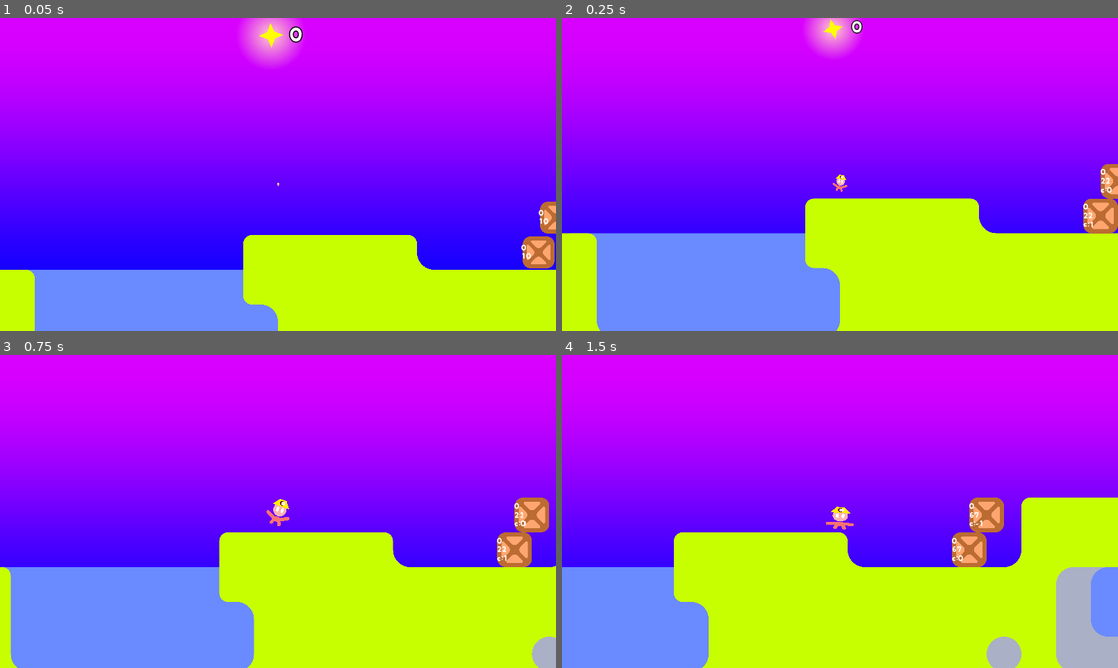
Above: before the commit, frames 1-4 (two rows, left to right).
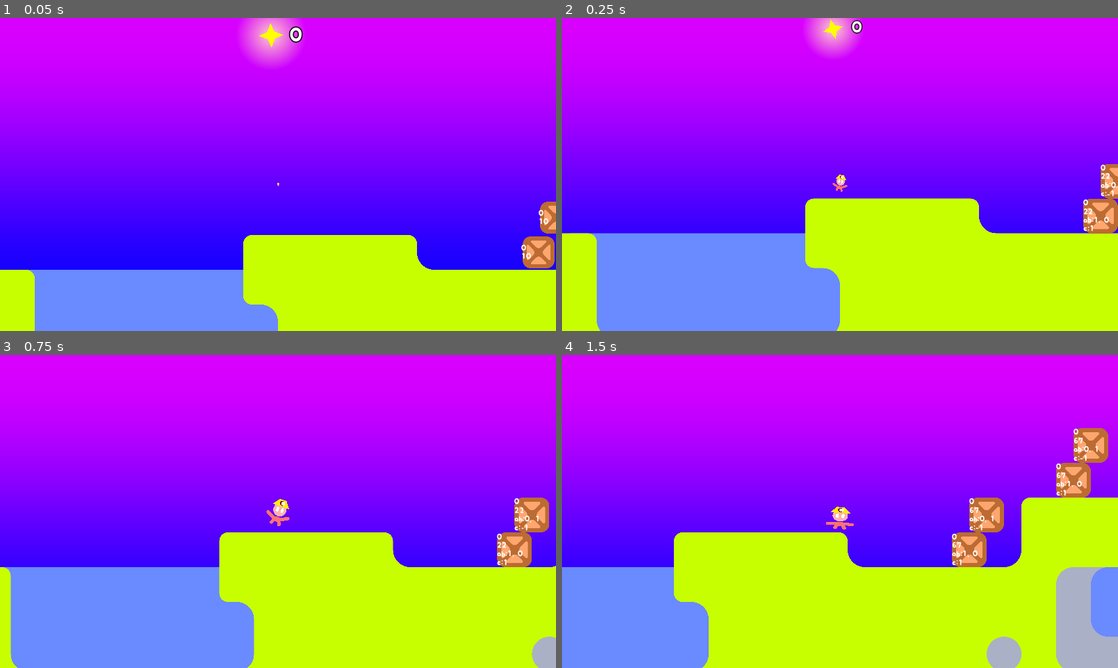
Above: after the commit, the same moments.

Repository: HarmonyHoney/tiny_crate2
Game: Godot game, scene res://src/map/cave/0_hub.tscn
The game is run twice, just before and just after one commit, with the same random seed, the same clock (stepped at 60 frames per second) and the same inputs. The engine's default icon, where the game draws it, is replaced by a stand-in: a white triangle on a blue panel in a dark square.
Inputs:
- Up to frame 1 (0.05 s): no input
- Up to frame 2 (0.25 s): no input
- Up to frame 3 (0.75 s): tap Enter at 0.5 s; hold Right (right) from 0.53 s (still down); hold C (grab) from 0.53 s (still down)
- Up to frame 4 (1.5 s): tap Space (jump) at 0.77 s; release Right (right) at 1.28 s; release C (grab) at 1.28 s; hold Down (down) from 1.28 s (still down); tap C (grab) at 1.35 s

Frame 1 is identical in both runs. In frame 2, 0.2% of the frame differs, in the area x 93-100%, y 46-69%; in frame 3, 0.2%; in frame 4, 1.6%, in the area x 70-99%, y 23-68%.

Commit message:
box snapping iteration!

Diff:
--- a/src/actor/Box.gd
+++ b/src/actor/Box.gd
@@ -57,12 +57,22 @@
 		pass
 	# move
 	else:
-		var ab = above_me()
-		var be = above_me([], false)
-		carrying = ab.size() - be.size()
+		var c = connected()
+		var above = 0
+		var below = 0
+
+		var p = []
+		var my = stepify(position.y, 50)
+		for i in c:
+			var y = stepify(i.position.y, 50)
+			if !p.has(y):
+				p.append(y)
+				if y < my: above += 1
+				elif y > my: below += 1
+		carrying = above - below
 
 		var w = false
-		for i in be:
+		for i in c:
 			if i.is_water:
 				w = true
 				break
@@ -80,7 +90,7 @@
 		else:
 			velocity.y = clamp(velocity.y + rise_gravity * (fall_mult if velocity.y > 0.0 else 1.0) * delta, -term_vel, term_vel)
 
-		$Debug/Label.text = str(velocity.x) + "\n" + str(round(velocity.y)) + "\nc:" + str(carrying)
+		$Debug/Label.text = str(velocity.x) + "\n" + str(round(velocity.y)) + "\nab:" + str(above) + ", " + str(below) + "\nc:" + str(carrying)
 
 		# move
 		if velocity != Vector2.ZERO:
@@ -141,10 +151,9 @@
 		velocity = Vector2.ZERO
 		snap_ease.reset(snap_time)
 
-func above_me(a := [], is_up := true, _vec = Vector2(0, 90)):
-	for i in get_actors("box", position + (-_vec if is_up else _vec)):
-		if !a.has(i) and !i.is_grab and i.velocity.y == 0.0 and i.snap_ease.is_complete:
+func connected(a := [self], vec = Vector2(0, 40), step = 0):
+	for i in get_actors("box", position, size + vec):
+		if !a.has(i) and !i.is_grab:
 			a.append(i)
-			i.above_me(a, is_up, _vec)
-			break
+			i.connected(a, vec, step + 1)
 	return a
--- a/src/map/cave/0_hub.tscn
+++ b/src/map/cave/0_hub.tscn
@@ -50,8 +50,23 @@
 [node name="Box11" parent="Actors" instance=ExtResource( 11 )]
 position = Vector2( 2700, -3150 )
 
+[node name="Box13" parent="Actors" instance=ExtResource( 11 )]
+position = Vector2( 2950, -3250 )
+
+[node name="Box14" parent="Actors" instance=ExtResource( 11 )]
+position = Vector2( 3000, -3350 )
+
 [node name="Box12" parent="Actors" instance=ExtResource( 11 )]
 position = Vector2( 4050, -3550 )
+
+[node name="Box15" parent="Actors" instance=ExtResource( 11 )]
+position = Vector2( 4200, -3550 )
+
+[node name="Box16" parent="Actors" instance=ExtResource( 11 )]
+position = Vector2( 4150, -3650 )
+
+[node name="Box17" parent="Actors" instance=ExtResource( 11 )]
+position = Vector2( 4350, -3550 )
 
 [node name="Box5" parent="Actors" instance=ExtResource( 11 )]
 position = Vector2( -3000, -3150 )
